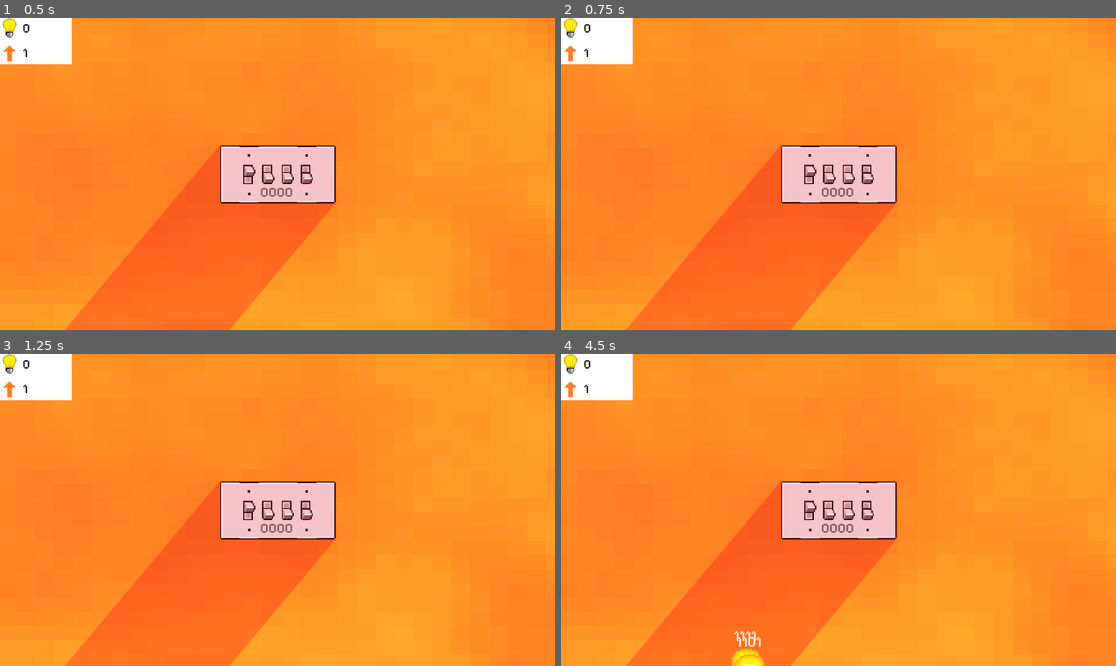
Above: before the commit, frames 1-4 (two rows, left to right).
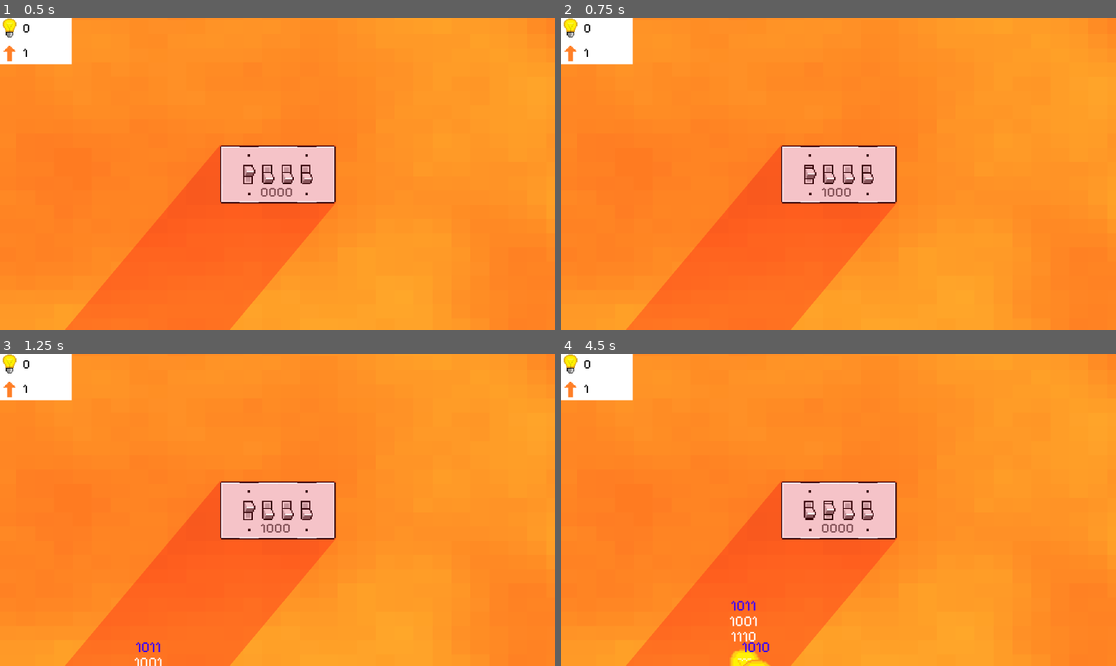
Above: after the commit, the same moments.

Repository: Xtrrae/switch-defense
Game: Godot game, scene res://scenes/game.tscn
Same seed, same stepped clock (60 frames per second), same inputs: the game is played once before the commit and once after it.
Inputs:
- Up to frame 1 (0.5 s): no input
- Up to frame 2 (0.75 s): tap Enter at 0.5 s; hold 1 (switch_1, bound only after the commit) from 0.53 s (still down)
- Up to frame 3 (1.25 s): keep holding 1 (switch_1, bound only after the commit)
- Up to frame 4 (4.5 s): release 1 (switch_1, bound only after the commit) at 1.28 s; tap 2 (switch_2, bound only after the commit) at 1.35, 4.35 s; hold 3 (switch_3, bound only after the commit) 2.03-2.78 s; tap 4 (switch_4, bound only after the commit) at 2.85 s; hold 1 (switch_1, bound only after the commit) 3.53-4.28 s

Frame 1 is identical in both runs. In frame 2, 0.2% of the frame differs, in the area x 43-53%, y 47-58%; in frame 3, 0.3%; in frame 4, 0.8%, in the area x 30-50%, y 46-100%.

Commit message:
add stacking combs

Diff:
--- /dev/null
+++ b/switch-defence/assets/label_border_style_box.tres
@@ -0,0 +1,8 @@
+[gd_resource type="StyleBoxFlat" format=3 uid="uid://6tc8f2qrqtrq"]
+
+[resource]
+bg_color = Color(0.6, 0.6, 0.6, 0)
+border_width_left = 3
+border_width_top = 3
+border_width_right = 3
+border_width_bottom = 3
--- a/switch-defence/project.godot
+++ b/switch-defence/project.godot
@@ -23,22 +23,26 @@
 
 switch_1={
 "deadzone": 0.2,
-"events": [Object(InputEventJoypadButton,"resource_local_to_scene":false,"resource_name":"","device":-1,"button_index":3,"pressure":0.0,"pressed":true,"script":null)
+"events": [Object(InputEventJoypadButton,"resource_local_to_scene":false,"resource_name":"","device":-1,"button_index":3,"pressure":0.0,"pressed":false,"script":null)
+, Object(InputEventKey,"resource_local_to_scene":false,"resource_name":"","device":-1,"window_id":0,"alt_pressed":false,"shift_pressed":false,"ctrl_pressed":false,"meta_pressed":false,"pressed":false,"keycode":0,"physical_keycode":49,"key_label":0,"unicode":43,"location":0,"echo":false,"script":null)
 ]
 }
 switch_2={
 "deadzone": 0.2,
 "events": [Object(InputEventJoypadButton,"resource_local_to_scene":false,"resource_name":"","device":-1,"button_index":2,"pressure":0.0,"pressed":true,"script":null)
+, Object(InputEventKey,"resource_local_to_scene":false,"resource_name":"","device":-1,"window_id":0,"alt_pressed":false,"shift_pressed":false,"ctrl_pressed":false,"meta_pressed":false,"pressed":false,"keycode":0,"physical_keycode":50,"key_label":0,"unicode":283,"location":0,"echo":false,"script":null)
 ]
 }
 switch_3={
 "deadzone": 0.2,
 "events": [Object(InputEventJoypadButton,"resource_local_to_scene":false,"resource_name":"","device":-1,"button_index":1,"pressure":0.0,"pressed":true,"script":null)
+, Object(InputEventKey,"resource_local_to_scene":false,"resource_name":"","device":-1,"window_id":0,"alt_pressed":false,"shift_pressed":false,"ctrl_pressed":false,"meta_pressed":false,"pressed":false,"keycode":0,"physical_keycode":51,"key_label":0,"unicode":353,"location":0,"echo":false,"script":null)
 ]
 }
 switch_4={
 "deadzone": 0.2,
 "events": [Object(InputEventJoypadButton,"resource_local_to_scene":false,"resource_name":"","device":-1,"button_index":0,"pressure":0.0,"pressed":true,"script":null)
+, Object(InputEventKey,"resource_local_to_scene":false,"resource_name":"","device":-1,"window_id":0,"alt_pressed":false,"shift_pressed":false,"ctrl_pressed":false,"meta_pressed":false,"pressed":false,"keycode":0,"physical_keycode":52,"key_label":0,"unicode":269,"location":0,"echo":false,"script":null)
 ]
 }
 number_1={
--- a/switch-defence/scenes/monster.tscn
+++ b/switch-defence/scenes/monster.tscn
@@ -93,16 +93,53 @@
 position = Vector2(1.5, 1.5)
 shape = SubResource("RectangleShape2D_c5q2p")
 
-[node name="DefeatCombinationLabel" type="Label" parent="." unique_id=272376753]
+[node name="DefeatCombinationLabel1" type="Label" parent="." unique_id=272376753]
+visible = false
 offset_left = -92.0
 offset_top = -87.0
 offset_right = 92.0
 offset_bottom = -45.0
 theme_override_fonts/font = ExtResource("2_c47ug")
 theme_override_font_sizes/font_size = 30
+text = "1234"
 horizontal_alignment = 1
 vertical_alignment = 1
-metadata/_edit_use_anchors_ = true
+
+[node name="DefeatCombinationLabel2" type="Label" parent="." unique_id=477583196]
+visible = false
+offset_left = -92.0
+offset_top = -119.0
+offset_right = 92.0
+offset_bottom = -77.0
+theme_override_fonts/font = ExtResource("2_c47ug")
+theme_override_font_sizes/font_size = 30
+text = "1234"
+horizontal_alignment = 1
+vertical_alignment = 1
+
+[node name="DefeatCombinationLabel3" type="Label" parent="." unique_id=189060134]
+visible = false
+offset_left = -92.0
+offset_top = -151.0
+offset_right = 92.0
+offset_bottom = -109.0
+theme_override_fonts/font = ExtResource("2_c47ug")
+theme_override_font_sizes/font_size = 30
+text = "1234"
+horizontal_alignment = 1
+vertical_alignment = 1
+
+[node name="DefeatCombinationLabel4" type="Label" parent="." unique_id=356406865]
+visible = false
+offset_left = -92.0
+offset_top = -183.0
+offset_right = 92.0
+offset_bottom = -141.0
+theme_override_fonts/font = ExtResource("2_c47ug")
+theme_override_font_sizes/font_size = 30
+text = "1234"
+horizontal_alignment = 1
+vertical_alignment = 1
 
 [node name="AnimatedSprite2D" type="AnimatedSprite2D" parent="." unique_id=1768718148]
 position = Vector2(2, 1)
--- a/switch-defence/scripts/input.gd
+++ b/switch-defence/scripts/input.gd
@@ -73,8 +73,6 @@
 		animate[3] = false
 
 func combi_change_pos(index: int, new_state: bool) -> void:
-
-
 	var combi_label_str: String = ""
 	current_combination[index] = new_state
 	for state in current_combination:
--- a/switch-defence/scripts/monster.gd
+++ b/switch-defence/scripts/monster.gd
@@ -1,6 +1,7 @@
 extends CharacterBody2D
 
-var destruction_combination: Array[bool] = [false, false, false, false];
+var destruction_combinations: Array[Array]
+var current_destruction_combination: Array[bool] = [false, false, false, false];
 var type = ""; # attack_focused | speed_focused
 var speed = 0;
 var attack = 0;
@@ -13,13 +14,27 @@
 @onready var navigation_agent: NavigationAgent2D = $NavigationAgent2D
 # Called when the node enters the scene tree for the first time.
 func _ready() -> void:
-	# choose a random combination and update the label
-	for i in range(4):
-		destruction_combination[i] = randi_range(0, 1) == 0
-	if destruction_combination == [false, false, false, false]: # 0,0,0,0 shouldn't be an option
-		destruction_combination[randi_range(0, 3)] = 1 # if it's 0,0,0,0 -> set a random digit to 1
-	var dc_label: Label = get_node("DefeatCombinationLabel")
-	dc_label.text = "%d%d%d%d" % destruction_combination.map(func (x): if x: return 1 else: return 0)
+	var num_of_combs = randi_range(1, 4)
+	while num_of_combs > 0:
+		var destruction_combination: Array[bool] = [false, false, false, false]
+		for i in range(4):
+			destruction_combination[i] = randi_range(0, 1) == 0
+		if destruction_combination == [false, false, false, false]: # 0,0,0,0 shouldn't be an option
+			destruction_combination[randi_range(0, 3)] = 1 # if it's 0,0,0,0 -> set a random digit to 1
+		destruction_combinations.append(destruction_combination)
+		num_of_combs -= 1
+
+	var i = 0
+	for comb in destruction_combinations:
+		var dc_label: Label = get_node("DefeatCombinationLabel" + str(i + 1))
+		dc_label.visible = true
+		dc_label.text = "%d%d%d%d" % comb.map(func (x): if x: return 1 else: return 0)
+		if i + 1 == destruction_combinations.size():
+			dc_label.add_theme_color_override("font_color", Color("0000ffff"))
+		i += 1
+
+	current_destruction_combination = destruction_combinations[destruction_combinations.size() - 1]
+
 	actor_setup()
 
 	# set target
@@ -37,7 +52,35 @@
 func set_movement_target(movement_target: Vector2):
 	navigation_agent.target_position = movement_target
 
-func _physics_process(delta):
+func complete_combination(comb_to_complete: Array[bool]) -> bool:
+	destruction_combinations.erase(comb_to_complete)
+
+	var n = 3
+	while n > 0:
+		get_node("DefeatCombinationLabel" + str(n + 1)).visible = false
+		n -= 1
+
+	var i = 0
+	for comb in destruction_combinations:
+		var dc_label: Label = get_node("DefeatCombinationLabel" + str(i + 1))
+		if not comb == []:
+			dc_label.visible = true
+			dc_label.text = "%d%d%d%d" % comb.map(func (x): if x: return 1 else: return 0)
+		if i + 1 == destruction_combinations.size():
+			dc_label.add_theme_color_override("font_color", Color("0000ffff"))
+		i += 1
+
+	if destruction_combinations == []:
+		return true
+	else:
+		current_destruction_combination = destruction_combinations[destruction_combinations.size() - 1]
+		return false
+
+
+
+
+
+func _physics_process(_delta):
 	var current_agent_position: Vector2 = global_position
 	var next_path_position: Vector2 = navigation_agent.get_next_path_position()
 
@@ -49,7 +92,6 @@
 
 	if navigation_agent.is_target_reached() and in_rebound:
 		in_rebound = false
-		print("rebound done, target: ", target)
 		set_movement_target(target)
 
 	move_and_slide()
--- a/switch-defence/scripts/spawner.gd
+++ b/switch-defence/scripts/spawner.gd
@@ -14,10 +14,6 @@
 	timer = $Timer
 	monster_scene = load("res://scenes/monster.tscn")
 
-
-# Called every frame. 'delta' is the elapsed time since the previous frame.
-func _process(delta: float) -> void:
-	pass
 
 
 func _on_timer_timeout() -> void:
@@ -61,8 +57,10 @@
 	for child in get_children():
 		if child.name == "Timer":
 			continue
-		if child.destruction_combination == current_combination:
+		if child.current_destruction_combination == current_combination:
 			# add points (based on the current level)
 			points.add_points(points.level * 3)
-			remove_child(child)
-			child.destroy()
+			var cleared = child.complete_combination(current_combination)
+			if cleared:
+				remove_child(child)
+				child.destroy()
